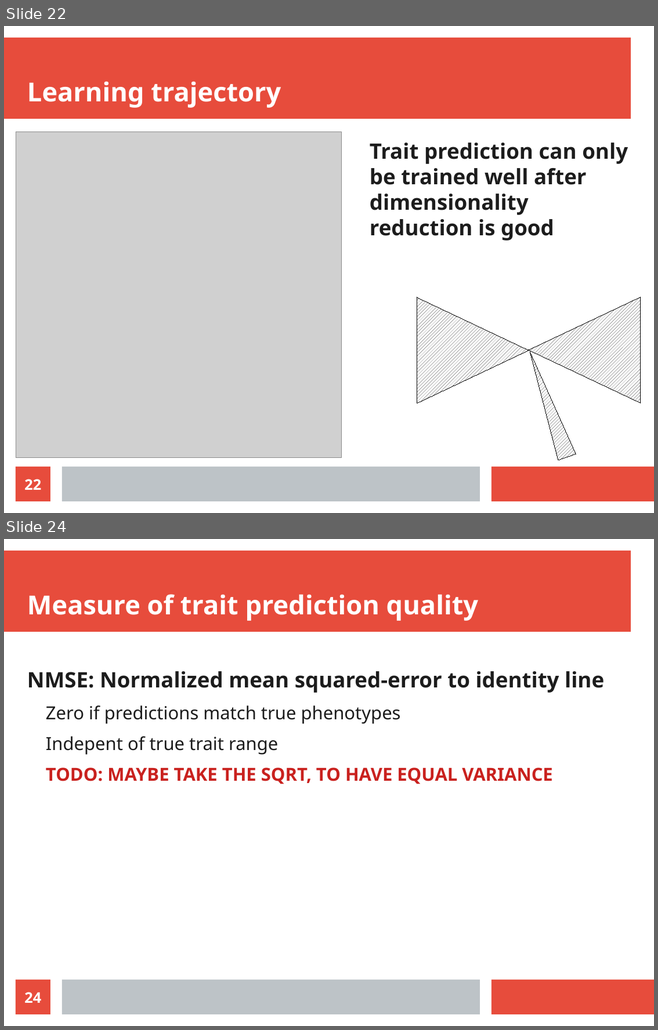
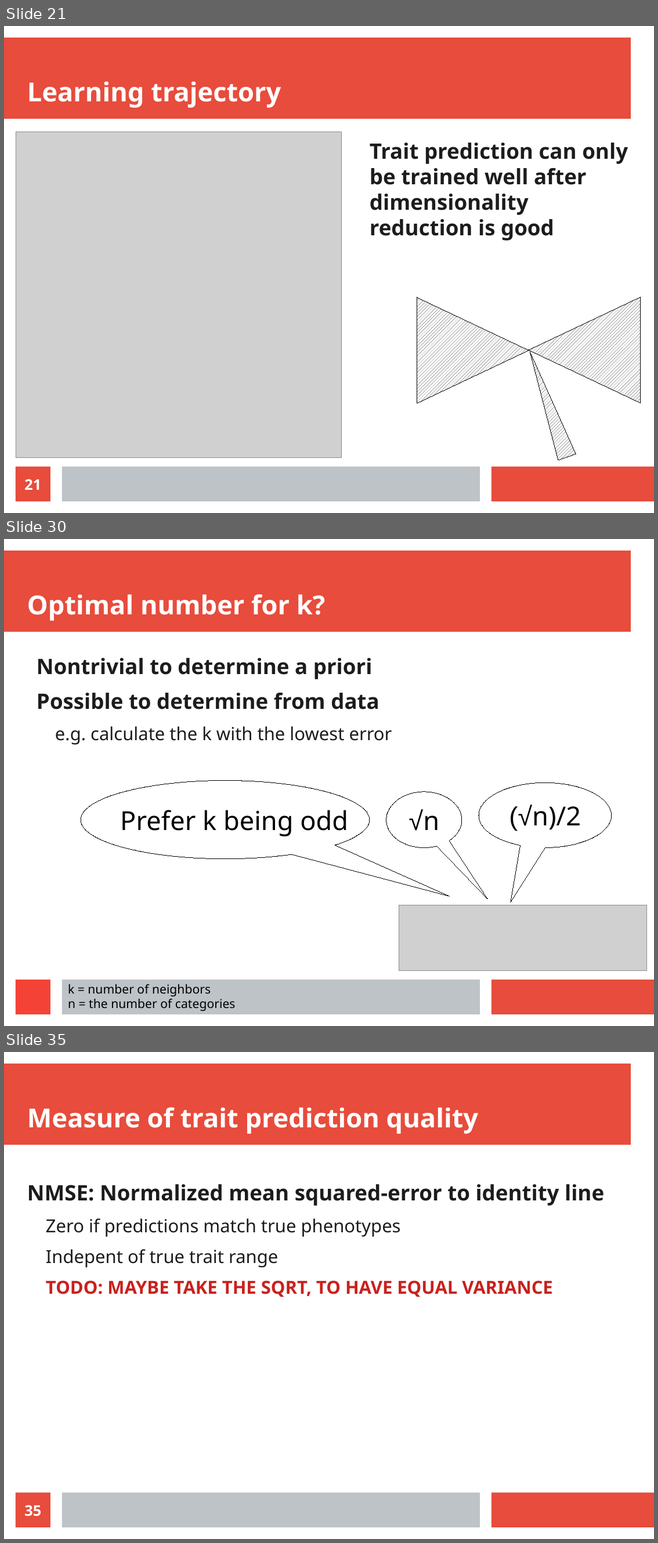
Before and after one commit to richelbilderbeek/science_presentation_20220305, a slide deck: science_presentation_20220305.odp. Shown one above the other, each under a label of ours: slides 22 and 24 before the commit, slides 21, 30 and 35 after it; the slides between them are not shown. The pictures are 658x1030 and 658x1543 pixels, drawn with LibreOffice and Linux fonts; fonts in the diff are those of the drawing; grey boxes stand for pictures. Boxes give left, top, right and bottom in pixels: in the first picture for what was removed or moved away, otherwise in the second. Text is boxed around its words. In the diff, an @@ line names an element or a change of style, - is before the commit and + after.

```diff
--- a/science_presentation_20220305.odp
+++ b/science_presentation_20220305.odp
@@ slide 30 added at (4, 539, 654, 1026), background #FFFFFF; not listed: 3 template elements that a slide beside it also shows @@
@@ title added at (27, 594, 325, 621), 32 pt, text #FFFFFF, bold @@
+Optimal number for k?
@@ text added at (36, 658, 392, 745), 26 pt, text #1C1C1C, bold @@
+Nontrivial to determine a priori
+Possible to determine from data
+  e.g. calculate the k with the lowest error
@@ speech bubble added at (81, 781, 369, 859), fill #FFFFFF, outline #000000 0 pt, 32 pt, text #000000 @@
+  Prefer k being odd
@@ speech bubble added at (386, 792, 462, 848), fill #FFFFFF, outline #000000 0 pt, 32 pt, text #000000 @@
+√n
@@ speech bubble added at (478, 783, 611, 848), fill #FFFFFF, outline #000000 0 pt, 32 pt, text #000000 @@
+(√n)/2
@@ picture added at (399, 905, 647, 971) @@
@@ rectangle added at (16, 980, 50, 1015), fill #F44336 @@
@@ text added at (68, 984, 235, 1011), 15 pt, text #000000 @@
+k = number of neighbors
+n = the number of categories
@@ what was slide 22 is now slide 21 @@
@@ page number at (24, 479, 41, 490): text changed @@
-22
+21
@@ what was slide 24 is now slide 35 @@
@@ page number at (24, 1505, 41, 1517): text changed @@
-24
+35
```
Also in this commit, not shown: 10 slides changed, 12 other slides added, 2 slides removed, 6 other files.
